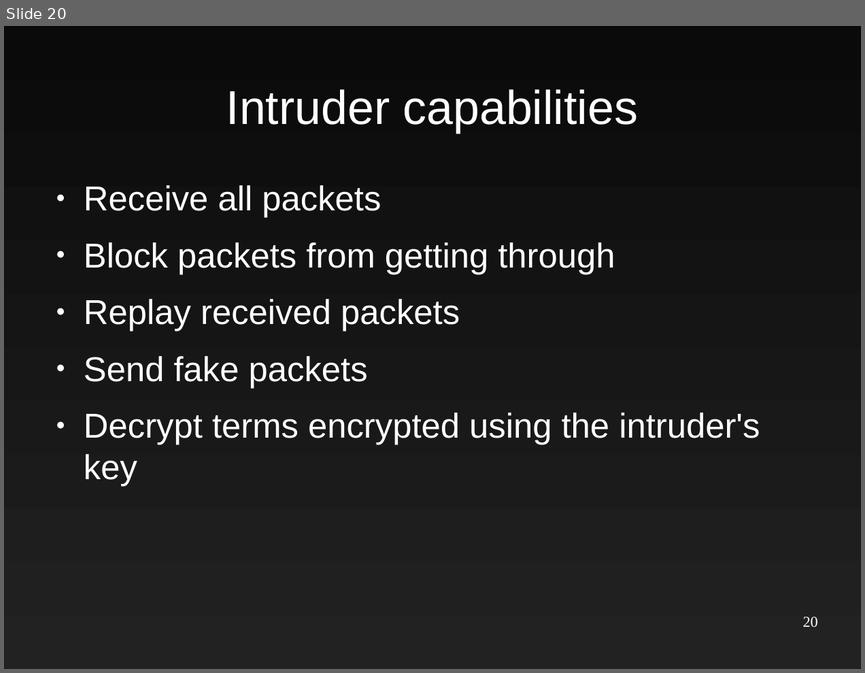
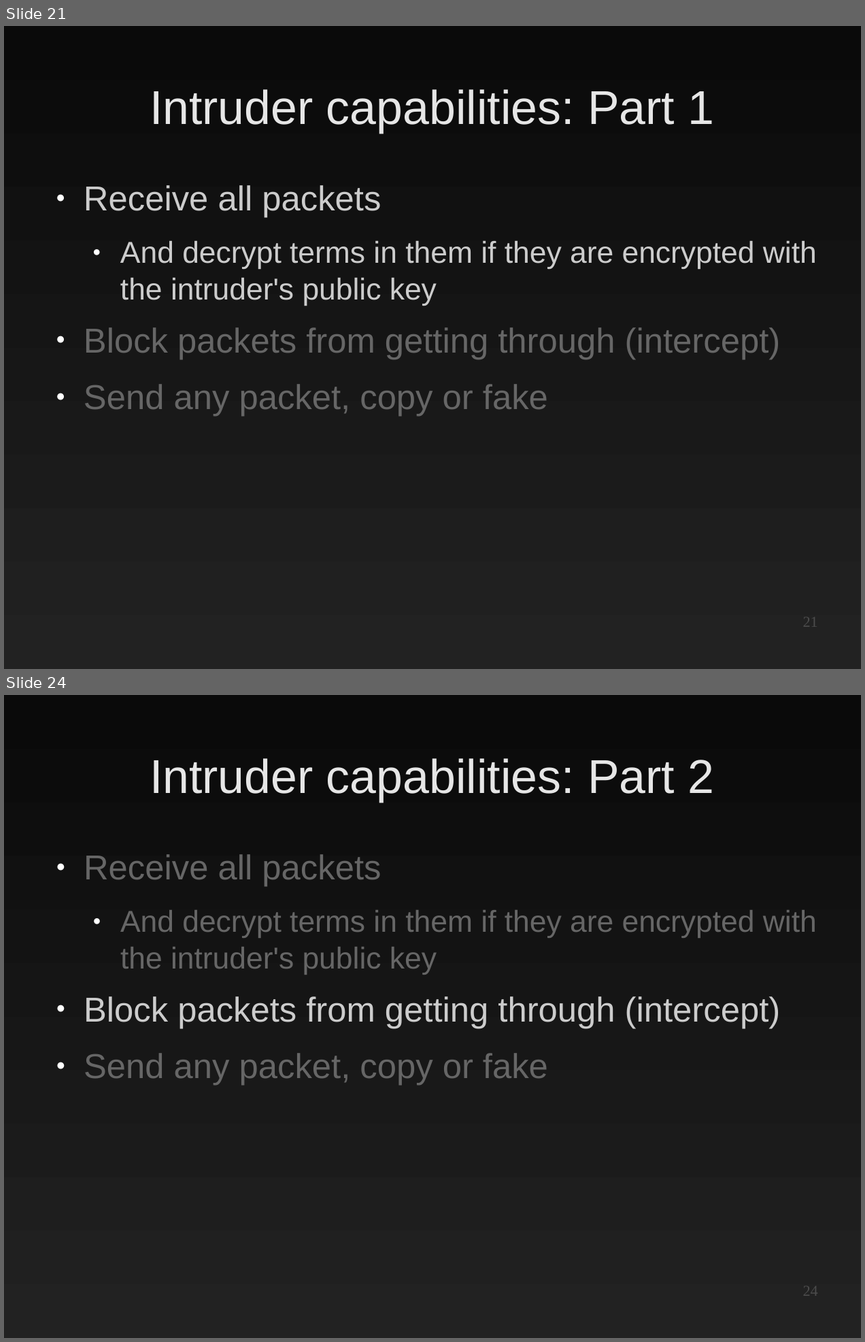
Before and after one commit to EtiennePerot/cs525p, a slide deck: Presentation.odp. Shown one above the other, each under a label of ours: slide 20 before the commit, slides 21 and 24 after it; the slides between them are not shown. The pictures are 865x673 and 865x1342 pixels, drawn with LibreOffice and Linux fonts; fonts in the diff are those of the drawing. Boxes give left, top, right and bottom in pixels: in the first picture for what was removed or moved away, otherwise in the second. Text is boxed around its words. In the diff, an @@ line names an element or a change of style, - is before the commit and + after.

```diff
--- a/Presentation.odp
+++ b/Presentation.odp
@@ slide 24 added at <box>4,695,861,1338</box>, background gradient #0A0A0A to #222222 @@
@@ title added at <box>150,758,714,802</box>, 44 pt, text #E6E6E6 @@
+Intruder capabilities: Part 2
@@ text added at <box>84,854,817,1085</box>, 32 pt, text #666666 @@
+● Receive all packets
+  ● And decrypt terms in them if they are encrypted with the intruder's public key
+● Block packets from getting through (intercept)
+● Send any packet, copy or fake
@@ page number added at <box>803,1286,818,1295</box>, 14 pt, text #4C4C4C @@
+24
@@ what was slide 20 is now slide 21 @@
@@ slide 21 changed as well @@
@@ title at <box>150,89,714,133</box>: text changed; text colour #FFFFFF to #E6E6E6 @@
-Intruder capabilities
+Intruder capabilities: Part 1
@@ text at <box>84,185,381,218</box>: text colour #FFFFFF to #CCCCCC in "Receive all packets" @@
@@ text at <box>84,241,817,416</box>: text changed; size 32 to 28 pt; text colour #FFFFFF to #CCCCCC @@
-● Block packets from getting through
-● Replay received packets
-● Send fake packets
-● Decrypt terms encrypted using the intruder's key
+  ● And decrypt terms in them if they are encrypted with the intruder's public key
+● Block packets from getting through (intercept)
+● Send any packet, copy or fake
@@ page number at <box>803,617,818,626</box>: text changed; text colour #FFFFFF to #4C4C4C @@
-20
+21
```
Also in this commit, not shown: 19 other slides changed, 9 other slides added.
